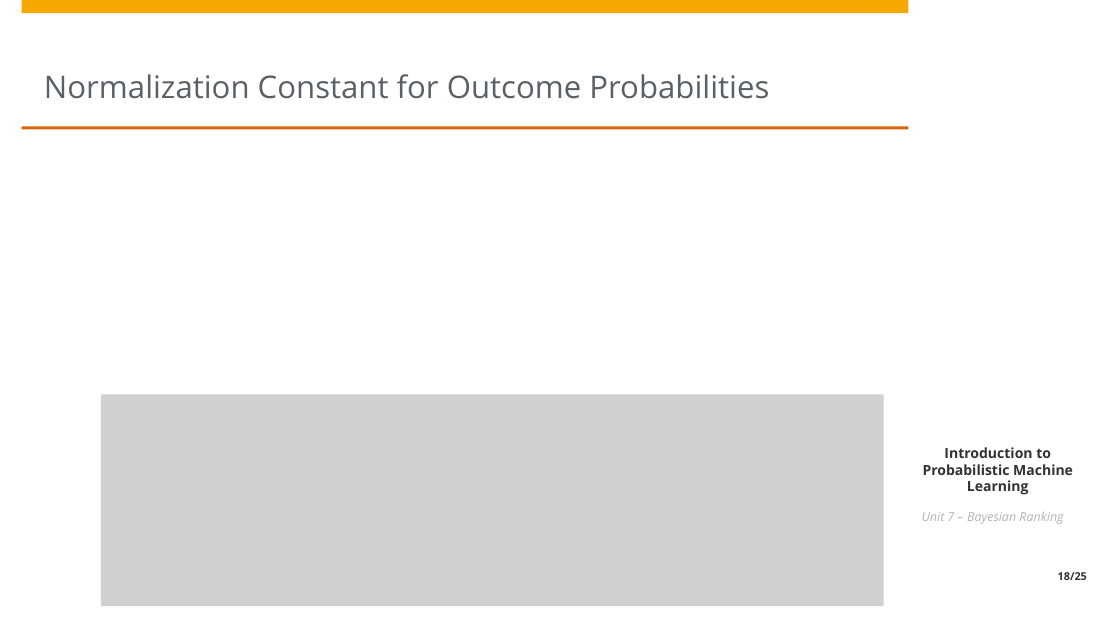
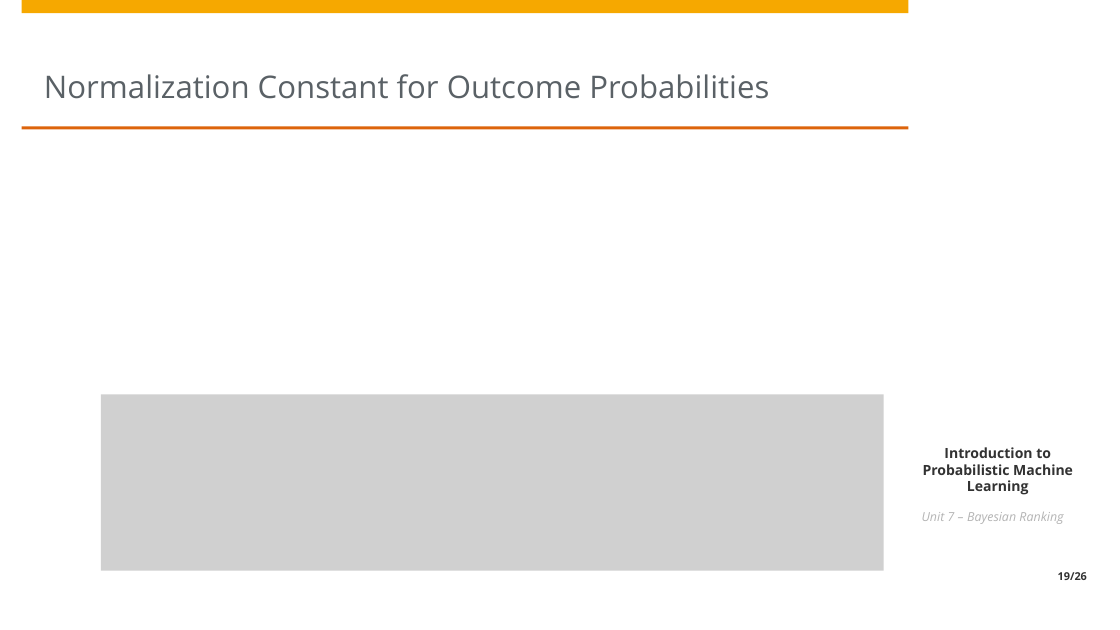
Before and after one commit to HPI-Artificial-Intelligence-Teaching/pml-sose2023, a slide deck: slide 19 of unit7/Unit7 - Bayesian Ranking.pptx (slide 18 before the commit). Drawn at 1120x630 pixels with LibreOffice and Linux fonts; fonts in the diff are those of the drawing; grey boxes stand for pictures; background and template pictures are left out. Boxes give left, top, right and bottom in pixels: in the first picture for what was removed or moved away, otherwise in the second. Text is boxed around its words. In the diff, an @@ line names an element or a change of style, - is before the commit and + after.

Commit message:
Added slides on normalization constant

```diff
--- a/unit7/Unit7 - Bayesian Ranking.pptx
+++ b/unit7/Unit7 - Bayesian Ranking.pptx
@@ picture resized from (x1=101, y1=394, x2=884, y2=606) to (x1=101, y1=394, x2=884, y2=570) @@
@@ page number at (x1=1058, y1=572, x2=1087, y2=580): text changed @@
-18/25
+19/26
```
Also in this commit, not shown: 3 other slides changed, 1 slide added, 1 other file.
